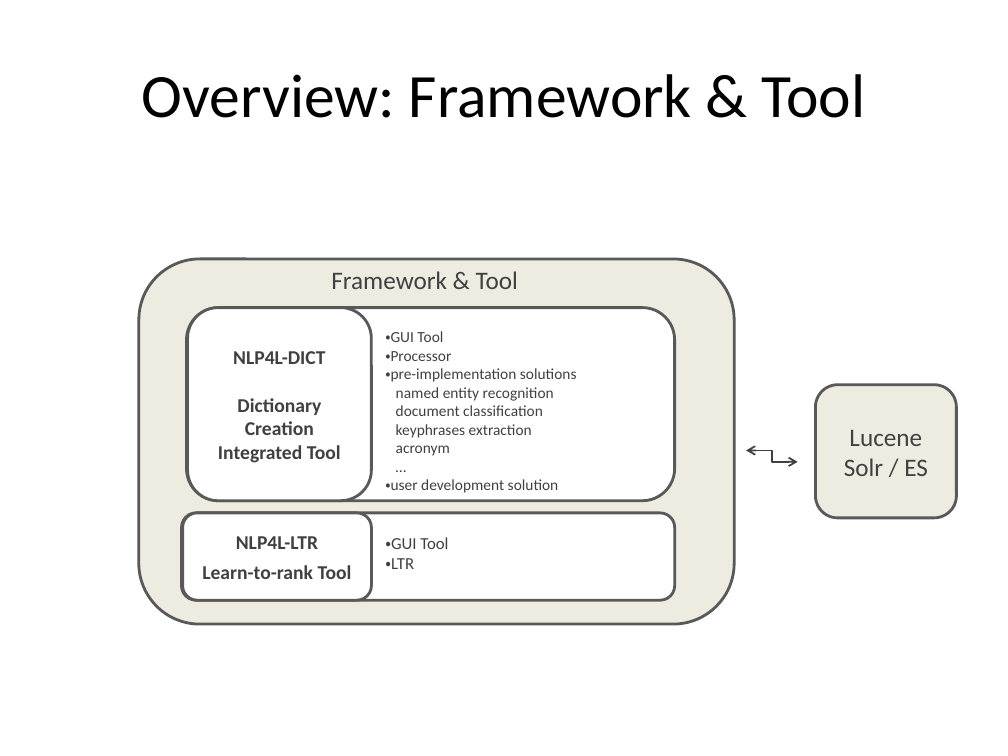
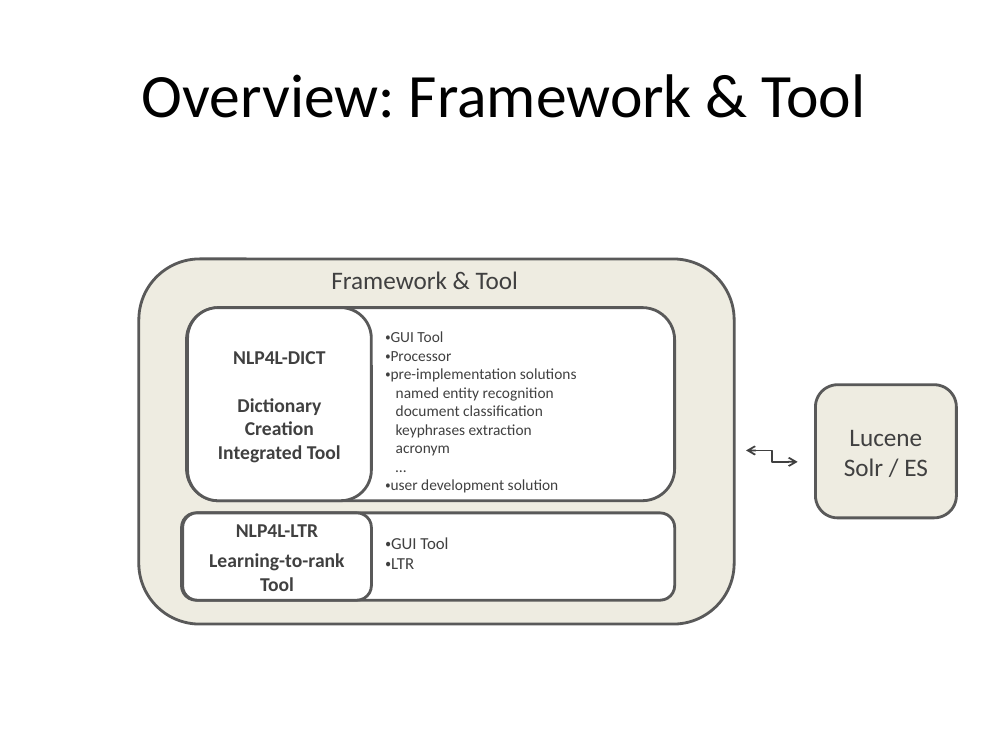
Before and after one commit to NLP4L/manuals, a slide deck: slide 9 of images/images.pptx. Drawn at 1008x756 pixels with LibreOffice and Linux fonts; fonts in the diff are those of the drawing. Boxes give left, top, right and bottom in pixels: in the first picture for what was removed or moved away, otherwise in the second. Text is boxed around its words. In the diff, an @@ line names an element or a change of style, - is before the commit and + after.

Commit message:
update overview_ja

```diff
--- a/images/images.pptx
+++ b/images/images.pptx
@@ text in rounded rectangle at box(209, 553, 344, 591): text changed @@
-Learn-to-rank Tool
+Learning-to-rank Tool
```
Also in this commit, not shown: 1 other slide changed, 2 other files.
